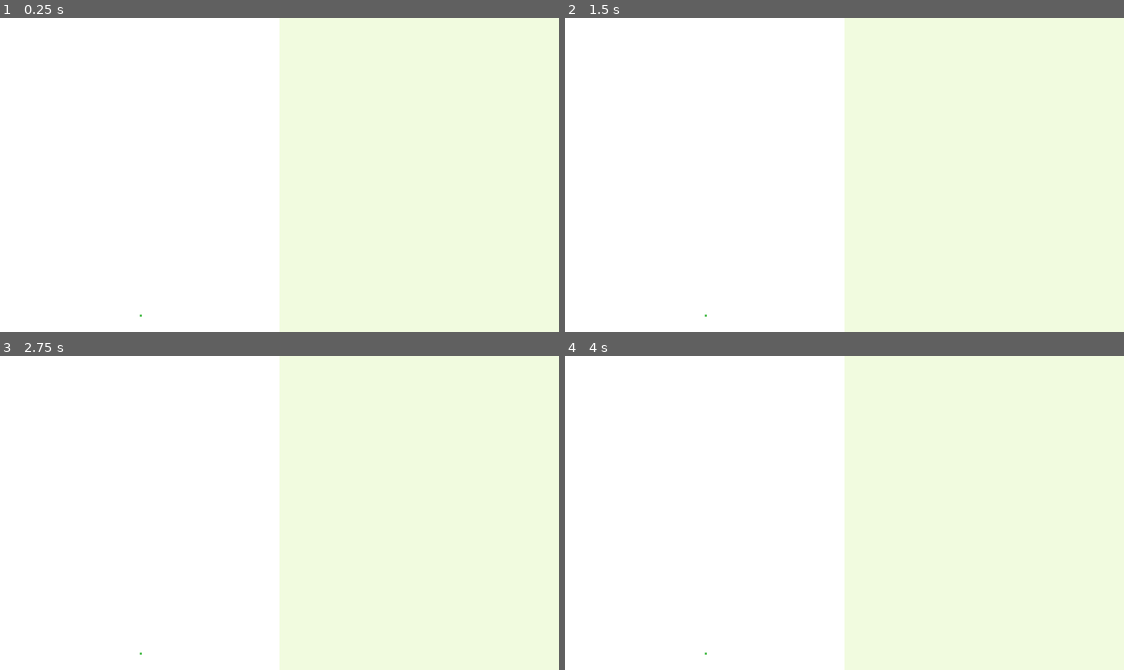
Above: before the commit, frames 1-4 (two rows, left to right).
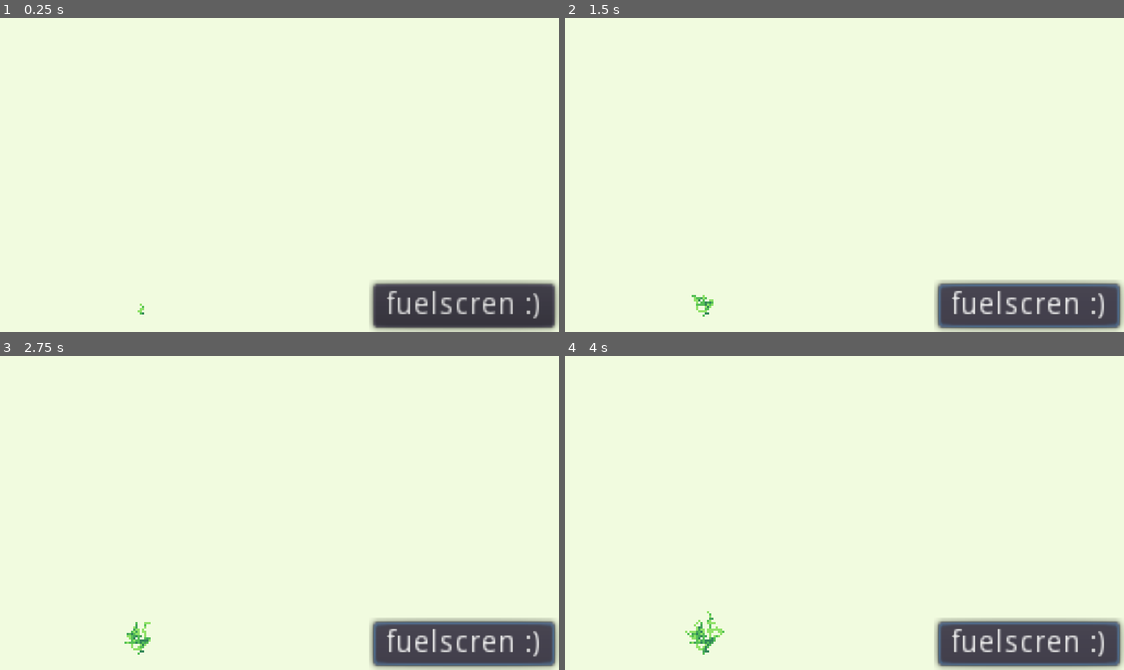
Above: after the commit, the same moments.

Repository: fruitsbat/untitled_plant_game
Game: Godot game, scene res://World/Main.tscn
Two runs of this game, one before a commit and one after it. Both use one fixed random seed, a clock stepped at 60 frames per second and the inputs below.
Inputs (mouse positions are in pixels of both pictures, inside the frame that each line leads up to):
- Up to frame 1 (0.25 s): no input
- Up to frame 2 (1.5 s): click (1028, 306) at 0.5 s, where only the run after the commit has a clickable "fuelscren :)"; click (1028, 306) at 1.25 s, where only the run after the commit has a clickable "fuelscren :)"
- Up to frame 3 (2.75 s): click (463, 644) at 2 s, where only the run after the commit has a clickable "fuelscren :)"
- Up to frame 4 (4 s): tap Enter at 2.75 s; tap Space at 3.5 s

The runs differ from the first frame. In frame 1, 56% of the frame differs, in the area x 0-100%, y 0-100%; in frame 2, 56%; in frame 3, 56%; in frame 4, 56%.

Commit message:
fuelscen butn

Diff:
--- /dev/null
+++ b/World/FullscreenButton.gd
@@ -0,0 +1,6 @@
+extends Button
+
+
+
+func _on_FullscreenButton_pressed() -> void:
+	OS.window_fullscreen = !OS.window_fullscreen
--- a/World/Main.tscn
+++ b/World/Main.tscn
@@ -1,7 +1,21 @@
-[gd_scene load_steps=2 format=2]
+[gd_scene load_steps=3 format=2]
 
 [ext_resource path="res://World/Plant.tscn" type="PackedScene" id=1]
+[ext_resource path="res://World/FullscreenButton.gd" type="Script" id=2]
 
 [node name="Main" type="Node2D"]
 
 [node name="Plant" parent="." instance=ExtResource( 1 )]
+
+[node name="FullscreenButton" type="Button" parent="."]
+margin_left = 171.0
+margin_top = 122.0
+margin_right = 254.0
+margin_bottom = 142.0
+text = "fuelscren :)"
+script = ExtResource( 2 )
+__meta__ = {
+"_edit_use_anchors_": false
+}
+
+[connection signal="pressed" from="FullscreenButton" to="FullscreenButton" method="_on_FullscreenButton_pressed"]
--- a/World/Pixel.gd
+++ b/World/Pixel.gd
@@ -1,8 +1,20 @@
 extends ColorRect
-var empty = true
+var active = false
 var position = Vector2()
+var age = 0
 
-export var lighter_green = Color("#91e369")
-export var light_green = Color("#56c157")
-export var medium_green = Color("#46a65c")
-export var dark_green = Color("#358859")
+export var colors = [
+		Color("#00ffffff"),
+		Color("#91e369"),
+		Color("#56c157"),
+		Color("#46a65c"),
+		Color("#358859")]
+
+func age_up():
+	if !(age >= 4):
+		age += 1
+		color = colors[age]
+		active = true
+
+func _ready() -> void:
+	color = colors[age]
--- a/World/Plant.gd
+++ b/World/Plant.gd
@@ -1,9 +1,15 @@
 extends Node2D
-export var size = Vector2(128, 144)
+export var size = Vector2()
 # 2 dimensional array y and x
 var pixels_x = []
+var active = []
+var rng
 
 func _ready():
+	randomize()
+	rng = RandomNumberGenerator.new()
+	size.x = ProjectSettings.get_setting("display/window/size/width") / 2
+	size.y = ProjectSettings.get_setting("display/window/size/height")
 	call_deferred("spawn_pixels")
 	call_deferred("plant_seed")
 
@@ -24,8 +30,23 @@
 		pixels_x.append(pixels_y)
 
 func plant_seed():
-	var rect = pixels_x[size.x / 2][size.y - 8]
-	rect.color = rect.light_green
+	var plant_seed = pixels_x[size.x / 2][size.y - 8]
+	plant_seed.active = true
+	active.append(plant_seed)
 
 func grow():
-	pass
+	if (randi() % 2) == 1:
+		new_pixel(active[active.size() - 1])
+	else:
+		new_pixel(active[randi() % active.size()])
+
+func new_pixel(original_pixel):
+	var var_x = rng.randi_range(-1, 1)
+	var var_y = rng.randi_range(-1, 0)
+	var new_position = Vector2(original_pixel.position)
+	new_position.x = clamp(new_position.x + var_x, 0, pixels_x.size() - 1)
+	new_position.y = clamp(new_position.y + var_y, 0, pixels_x[new_position.x].size() - 1)
+	var new_pixel = pixels_x[new_position.x][new_position.y]
+	if !new_pixel.active:
+		active.append(new_pixel)
+	new_pixel.age_up()
--- a/World/Plant.tscn
+++ b/World/Plant.tscn
@@ -6,7 +6,7 @@
 script = ExtResource( 2 )
 
 [node name="Timer" type="Timer" parent="."]
-wait_time = 0.25
+wait_time = 0.001
 autostart = true
 
 [connection signal="timeout" from="Timer" to="." method="grow"]
Not shown, added: export_presets.cfg
